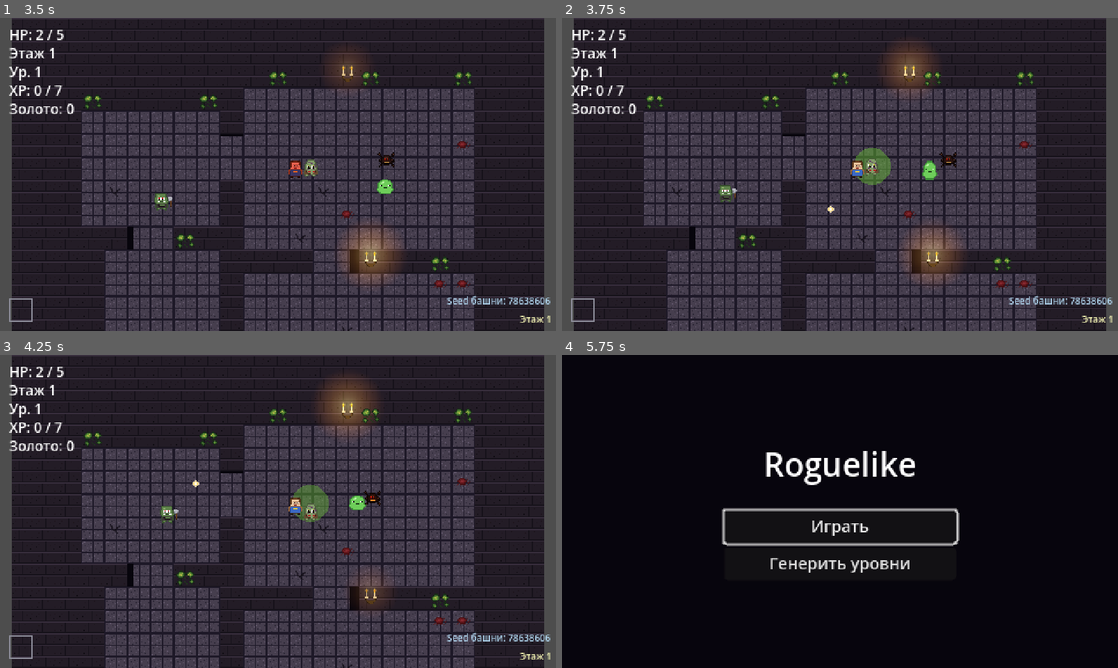
Above: before the commit, frames 1-4 (two rows, left to right).
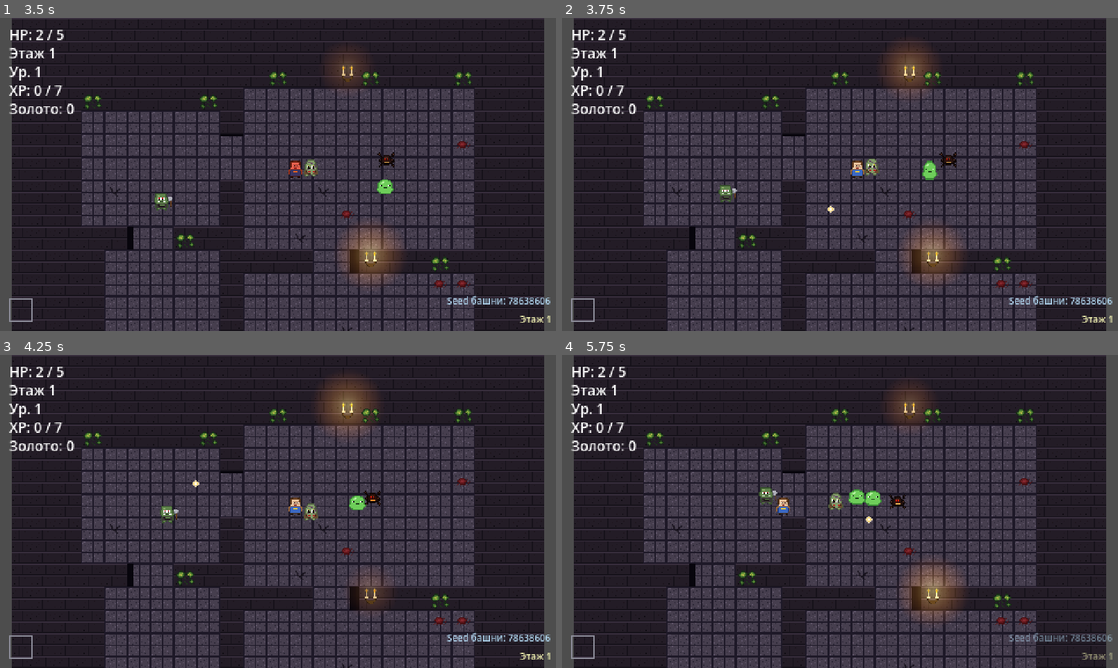
Above: after the commit, the same moments.

Repository: slartus/roguelike-game
Game: Godot game, scene res://scenes/ui/title_screen.tscn
The game is run twice, just before and just after one commit, with the same random seed, the same clock (stepped at 60 frames per second) and the same inputs.
Inputs (mouse positions are in pixels of both pictures, inside the frame that each line leads up to):
- Up to frame 1 (3.5 s): click "Играть" at 0.5 s; tap Enter (ui_accept) at 1.25, 1.52 s; move the mouse to (400, 158) at 1.27 s; press the mouse at (400, 158) at 1.28 s; hold D (move_right) 1.28-2 s; release the mouse at (400, 158) at 2 s; drag from (166, 190) to (266, 165) at 2.02 s; move the mouse to (333, 105) at 2.77 s; hold D (move_right) from 2.78 s (still down); tap Alt at 2.85 s
- Up to frame 2 (3.75 s): release D (move_right) at 3.5 s; drag from (812, 237) to (673, 127) at 3.52 s
- Up to frame 3 (4.25 s): no input
- Up to frame 4 (5.75 s): move the mouse to (1006, 558) at 4.27 s; press the mouse at (1006, 558) at 4.28 s; hold A (move_left) 4.28-5 s; tap Enter (ui_accept) at 4.52 s; release the mouse at (1006, 558) at 5 s; drag from (673, 464) to (795, 508) at 5.02 s

Frame 1 is identical in both runs. In frame 2, 0.4% of the frame differs, in the area x 52-60%, y 41-54%; in frame 3, 0.4%; in frame 4, 90%, in the area x 0-100%, y 0-100%.

Commit message:
tune(enemies): double poison cloud lifetime and halve zombie cadence
POISON_CLOUD_COOLDOWN: 3s → 6s (zombie drops clouds twice less often).
LIFETIME: 2s → 4s (each cloud lingers twice as long).

Net effect on presence: identical average coverage, but individual
clouds are larger-in-time threats and gaps between them are longer —
gives room to maneuver around static clouds instead of dodging a
constant trail.

Docs table and the descriptive paragraph both updated to 6.0s.

Co-Authored-By: Claude Opus 4.7 (1M context) <noreply@anthropic.com>

Diff:
--- a/scenes/enemies/poison_cloud.gd
+++ b/scenes/enemies/poison_cloud.gd
@@ -13,7 +13,7 @@
 # опрашиваем `get_overlapping_bodies()` и вручную вызываем handler
 # для каждого пересекающегося тела.
 
-const LIFETIME: float = 2.0
+const LIFETIME: float = 4.0
 const RADIUS: float = 16.0
 const POISON_DURATION: float = 3.0
 const CLOUD_COLOR: Color = Color(0.4, 0.75, 0.2, 0.55)
--- a/scenes/enemies/zombie.gd
+++ b/scenes/enemies/zombie.gd
@@ -9,7 +9,7 @@
 # бросал бы облако у ног игрока без окна на реакцию.
 
 const POISON_CLOUD_SCENE: PackedScene = preload("res://scenes/enemies/poison_cloud.tscn")
-const POISON_CLOUD_COOLDOWN: float = 3.0
+const POISON_CLOUD_COOLDOWN: float = 6.0
 
 var _cloud_cooldown_timer: float = POISON_CLOUD_COOLDOWN
 
Not shown, changed: docs/gamedesign/enemies.md
